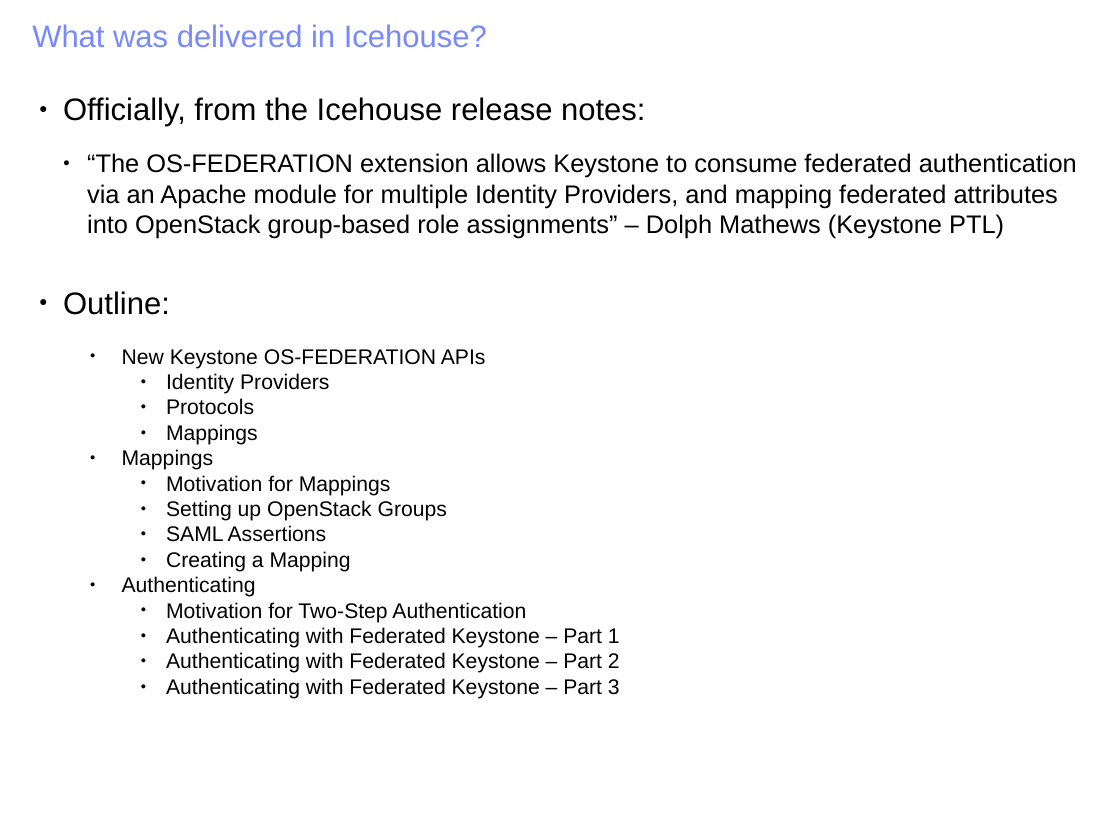
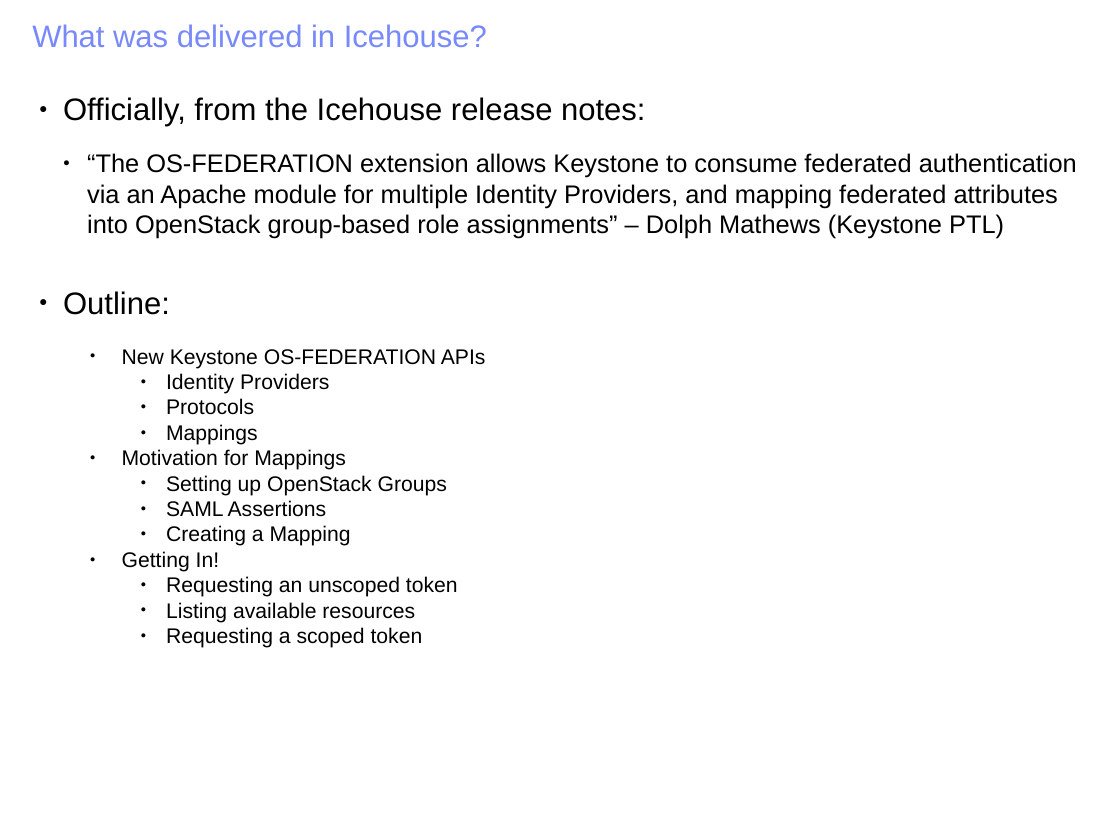
Before and after one commit to joesavak/OpenStackFederation, a slide deck: slide 13 of os-federation.odp. Drawn at 1120x840 pixels with LibreOffice and Linux fonts; fonts in the diff are those of the drawing. Boxes give left, top, right and bottom in pixels: in the first picture for what was removed or moved away, otherwise in the second. Text is boxed around its words. In the diff, an @@ line names an element or a change of style, - is before the commit and + after.

```diff
--- a/os-federation.odp
+++ b/os-federation.odp
@@ text at (122, 449, 214, 470): paragraph removed @@
-  ● Mappings
@@ text at (122, 449, 346, 470): list level 3 to 2 in "Motivation for Mappings" @@
@@ text at (122, 551, 458, 648): text changed @@
-  ● Authenticating
-    ● Motivation for Two-Step Authentication
-    ● Authenticating with Federated Keystone – Part 1
-    ● Authenticating with Federated Keystone – Part 2
-    ● Authenticating with Federated Keystone – Part 3
+  ● Getting In!
+    ● Requesting an unscoped token
+    ● Listing available resources
+    ● Requesting a scoped token
```
Also in this commit, not shown: 7 other slides changed.
